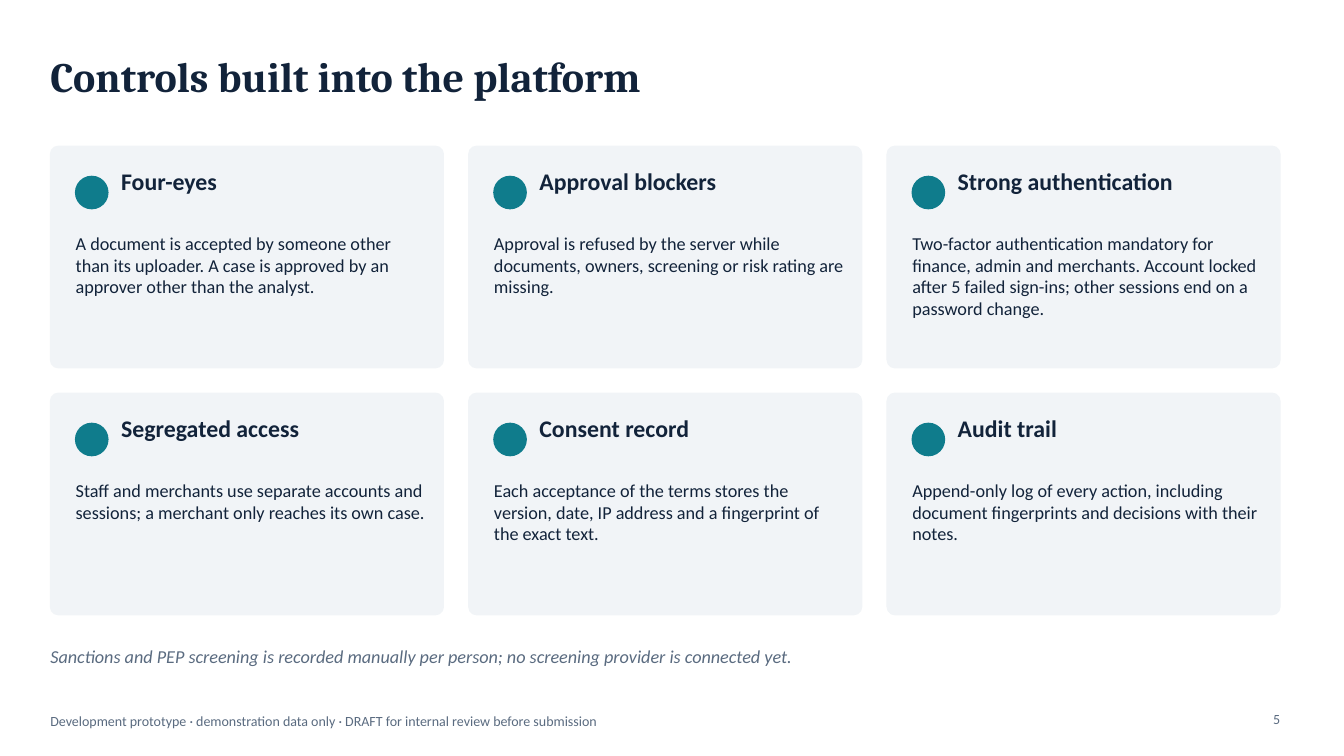
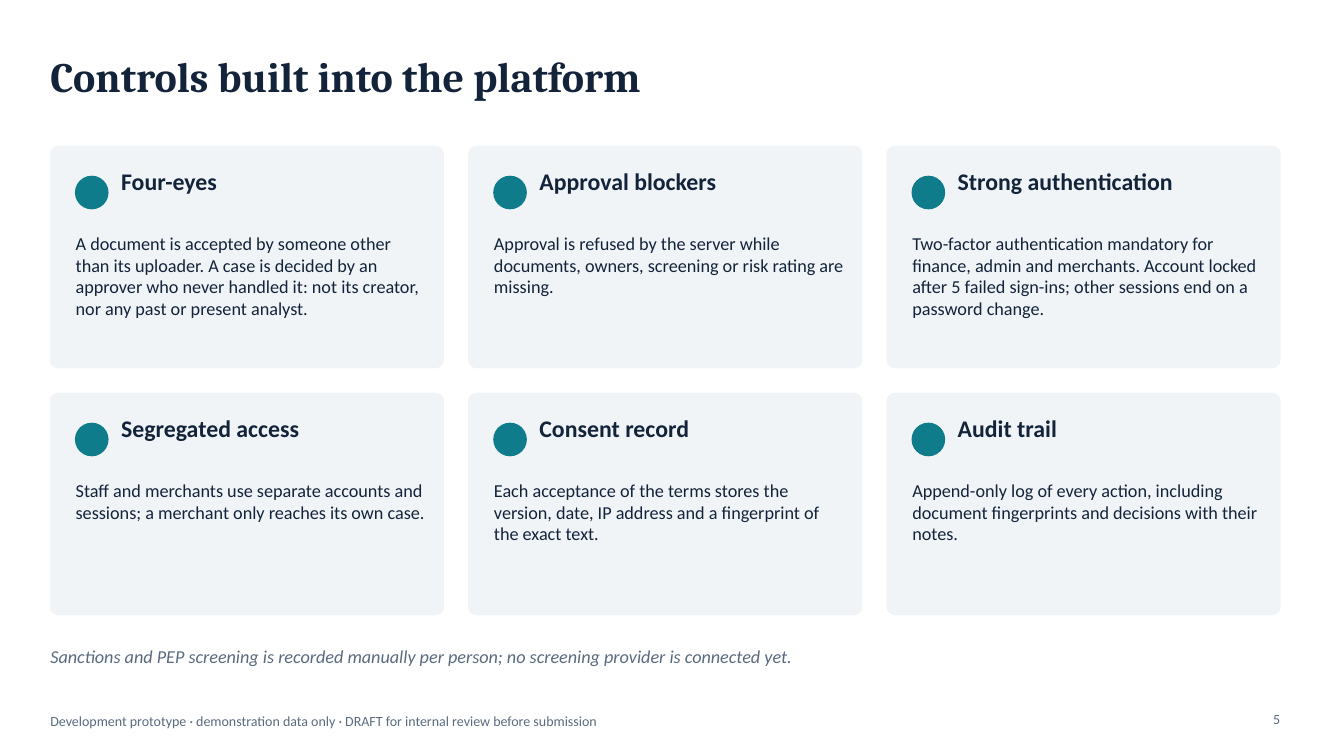
Before and after one commit to fmassonmips/mips-platform, a slide deck: slide 5 of outputs/recap/MIPS-platform-BoM-EN-DRAFT.pptx. Drawn at 1344x756 pixels with LibreOffice and Linux fonts; fonts in the diff are those of the drawing. Boxes give left, top, right and bottom in pixels: in the first picture for what was removed or moved away, otherwise in the second. Text is boxed around its words. In the diff, an @@ line names an element or a change of style, - is before the commit and + after.

```diff
--- a/outputs/recap/MIPS-platform-BoM-EN-DRAFT.pptx
+++ b/outputs/recap/MIPS-platform-BoM-EN-DRAFT.pptx
@@ text at (x1=76, y1=237, x2=419, y2=318): text changed @@
-A document is accepted by someone other than its uploader. A case is approved by an approver other than the analyst.
+A document is accepted by someone other than its uploader. A case is decided by an approver who never handled it: not its creator, nor any past or present analyst.
```
Also in this commit, not shown: 2 other slides changed.
